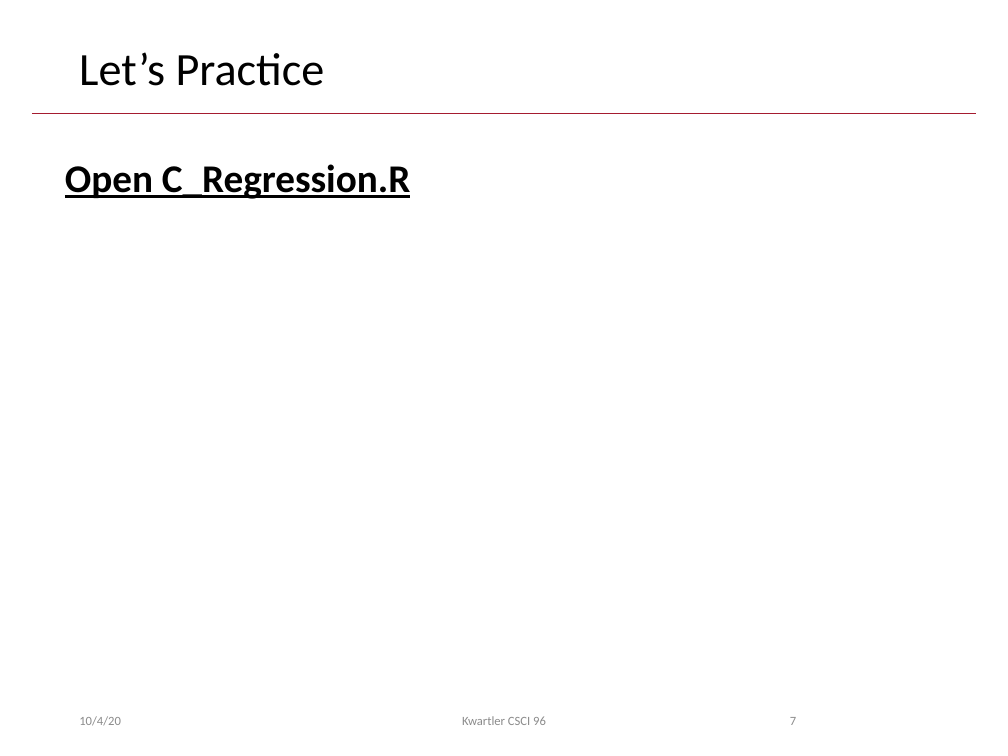
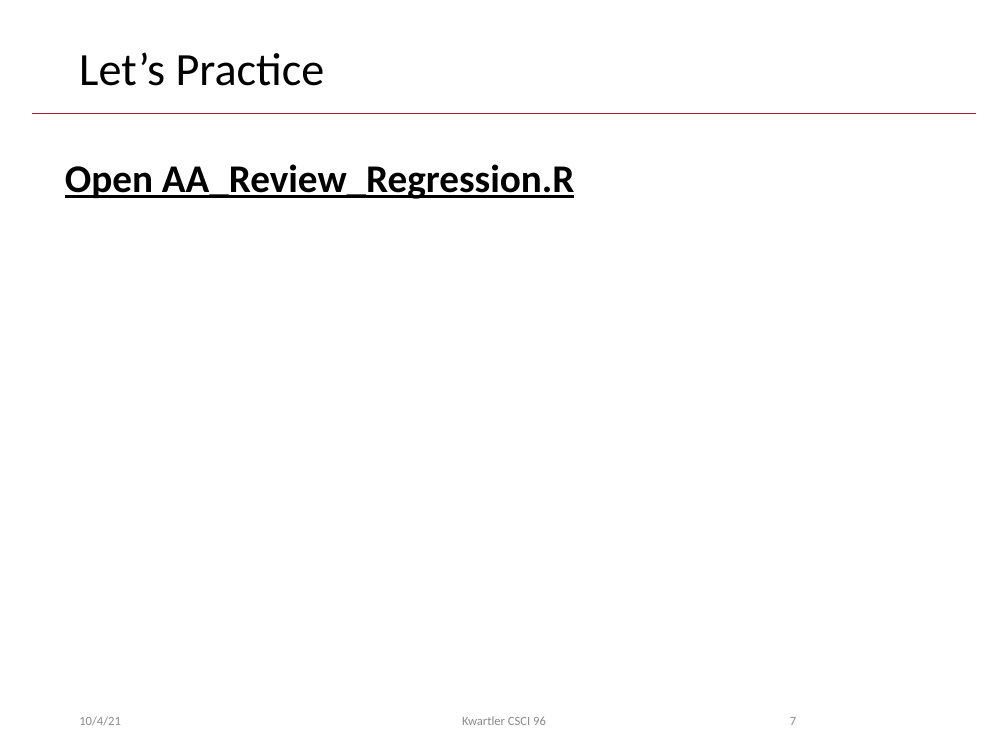
Before and after one commit to kwartler/Harvard_DataMining_Business_Student, a slide deck: slide 7 of Lessons/E_LogReg/Regression_review.pptx. Drawn at 1008x756 pixels with LibreOffice and Linux fonts; fonts in the diff are those of the drawing; background and template pictures are left out. Boxes give left, top, right and bottom in pixels: in the first picture for what was removed or moved away, otherwise in the second. Text is boxed around its words. In the diff, an @@ line names an element or a change of style, - is before the commit and + after.

Commit message:
adjust logistic regression lesson

```diff
--- a/Lessons/E_LogReg/Regression_review.pptx
+++ b/Lessons/E_LogReg/Regression_review.pptx
@@ text at box(65, 164, 575, 199): text changed @@
-Open C_Regression.R
+Open AA_Review_Regression.R
@@ text at box(79, 716, 121, 726): text changed @@
-10/4/20
+10/4/21
```
Also in this commit, not shown: 6 other slides changed, 24 slides removed, 9 other files.
